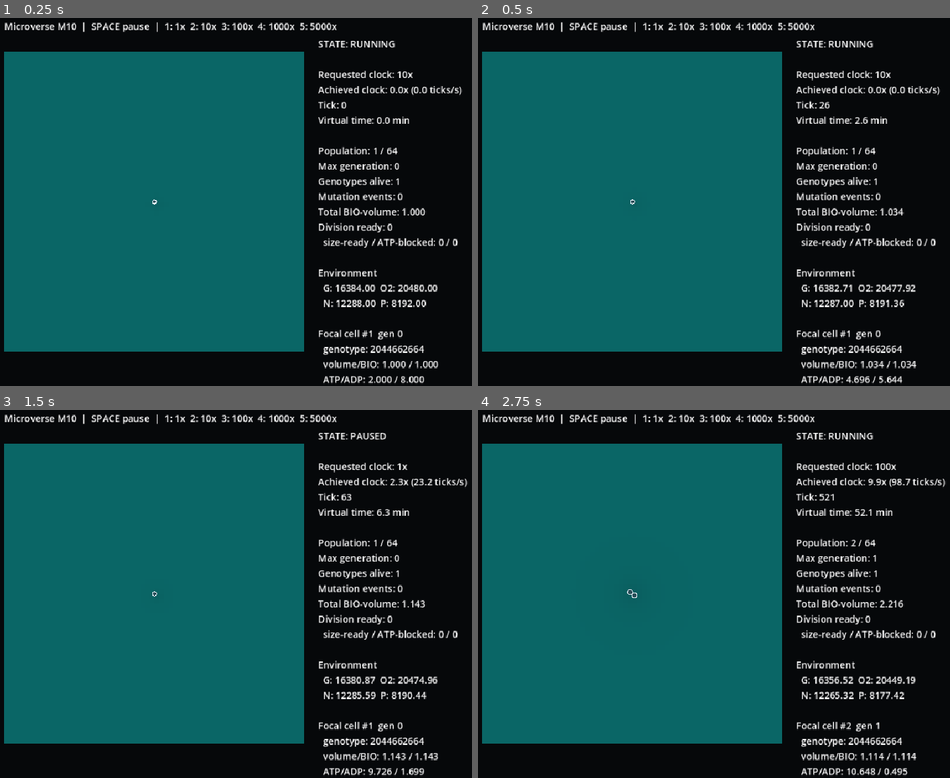
Above: before the commit, frames 1-4 (two rows, left to right).
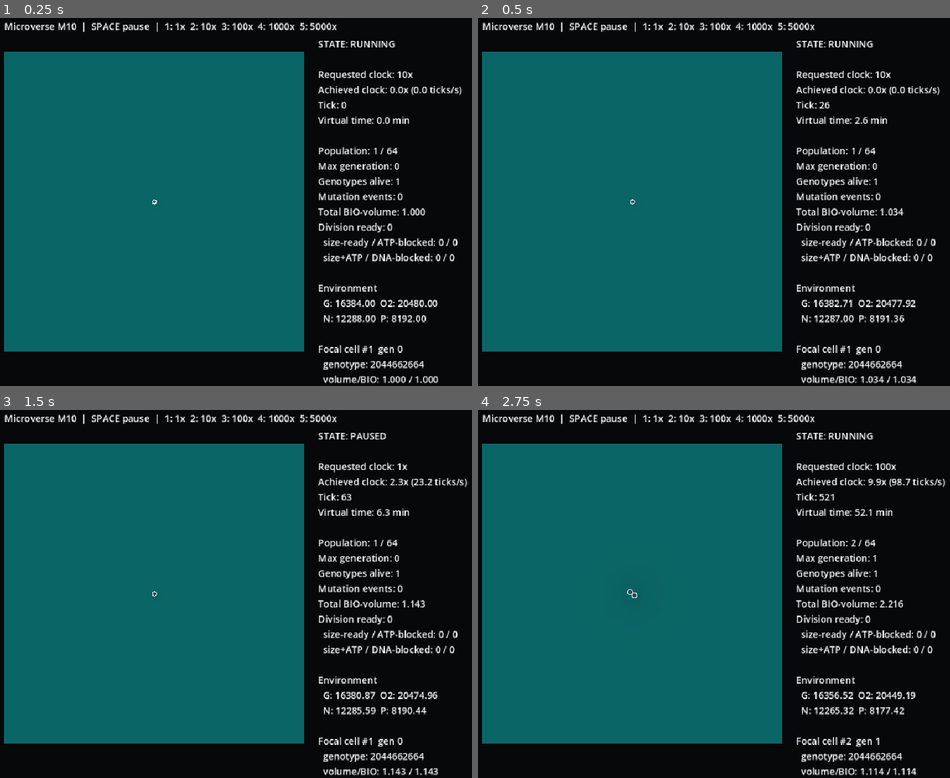
Above: after the commit, the same moments.

Repository: Feynman26/Microverse
Game: Godot game, scene res://src/ui/main.tscn
The game is run twice, just before and just after one commit, with the same random seed, the same clock (stepped at 60 frames per second) and the same inputs.
Inputs:
- Up to frame 1 (0.25 s): no input
- Up to frame 2 (0.5 s): no input
- Up to frame 3 (1.5 s): tap Enter at 0.5 s; tap 1 at 0.6 s; tap Space at 0.77 s; tap 2 at 1.35 s
- Up to frame 4 (2.75 s): tap Space at 1.52 s; tap 3 at 2.1 s

The runs differ from the first frame. In frame 1, 2.6% of the frame differs, in the area x 67-97%, y 63-100%; in frame 2, 2.6%; in frame 3, 2.6%; in frame 4, 2.6%.

Commit message:
ui: expose adenylate capacity and M10 division blockers

Diff:
--- a/src/ui/main.gd
+++ b/src/ui/main.gd
@@ -142,7 +142,8 @@
 		+ "Mutation events: %d\n" % simulation.mutation_event_count()
 		+ "Total BIO-volume: %.3f\n" % simulation.total_cell_volume()
 		+ "Division ready: %d\n" % int(division["ready"])
-		+ "  size-ready / ATP-blocked: %d / %d\n\n" % [int(division["volume_ready"]), int(division["volume_ready_atp_blocked"])]
+		+ "  size-ready / ATP-blocked: %d / %d\n" % [int(division["volume_ready"]), int(division["volume_ready_atp_blocked"])]
+		+ "  size+ATP / DNA-blocked: %d / %d\n\n" % [int(division["volume_atp_ready"]), int(division["volume_atp_ready_replication_blocked"])]
 		+ "Environment\n"
 		+ "  G: %.2f  O2: %.2f\n" % [glucose_total, oxygen_total]
 		+ "  N: %.2f  P: %.2f\n\n" % [nitrogen_total, phosphorus_total]
@@ -155,22 +156,31 @@
 func _division_status() -> Dictionary:
 	var ready: int = 0
 	var volume_ready: int = 0
+	var volume_atp_ready: int = 0
 	var volume_ready_atp_blocked: int = 0
+	var volume_atp_ready_replication_blocked: int = 0
 	for cell in simulation.cells:
 		if not cell.alive:
 			continue
 		var has_volume: bool = float(cell.volume) >= float(simulation.config.division_volume)
 		var has_atp: bool = float(cell.pool("ATP")) >= float(simulation.config.division_atp_cost)
+		var is_ready: bool = cell.ready_to_divide(simulation.config)
 		if has_volume:
 			volume_ready += 1
-			if has_atp:
-				ready += 1
+			if not has_atp:
+				volume_ready_atp_blocked += 1
 			else:
-				volume_ready_atp_blocked += 1
+				volume_atp_ready += 1
+				if not is_ready:
+					volume_atp_ready_replication_blocked += 1
+		if is_ready:
+			ready += 1
 	return {
 		"ready": ready,
 		"volume_ready": volume_ready,
-		"volume_ready_atp_blocked": volume_ready_atp_blocked
+		"volume_atp_ready": volume_atp_ready,
+		"volume_ready_atp_blocked": volume_ready_atp_blocked,
+		"volume_atp_ready_replication_blocked": volume_atp_ready_replication_blocked
 	}
 
 func _focal_cell_status() -> String:
@@ -187,7 +197,9 @@
 		"Focal cell #%d  gen %d\n" % [cell.id, cell.generation]
 		+ "  genotype: %d\n" % cell.genome.fingerprint()
 		+ "  volume/BIO: %.3f / %.3f\n" % [cell.volume, cell.pool("BIO")]
-		+ "  ATP/ADP: %.3f / %.3f\n" % [cell.pool("ATP"), cell.pool("ADP")]
+		+ "  ATP/ADP: %.3f / %.3f  total %.3f\n" % [cell.pool("ATP"), cell.pool("ADP"), cell.total_adenylate()]
+		+ "  NAD/NADH total: %.3f\n" % cell.total_redox_currency()
+		+ "  DNA copy progress: %.3f\n" % cell.replication_progress
 		+ "  G/C3/C2: %.3f / %.3f / %.3f\n" % [cell.pool("G"), cell.pool("C3"), cell.pool("C2")]
 		+ "  W1/W2: %.3f / %.3f\n" % [cell.pool("W1"), cell.pool("W2")]
 		+ "  ROS/damage: %.3f / %.3f\n" % [cell.pool("ROS"), cell.damage]
